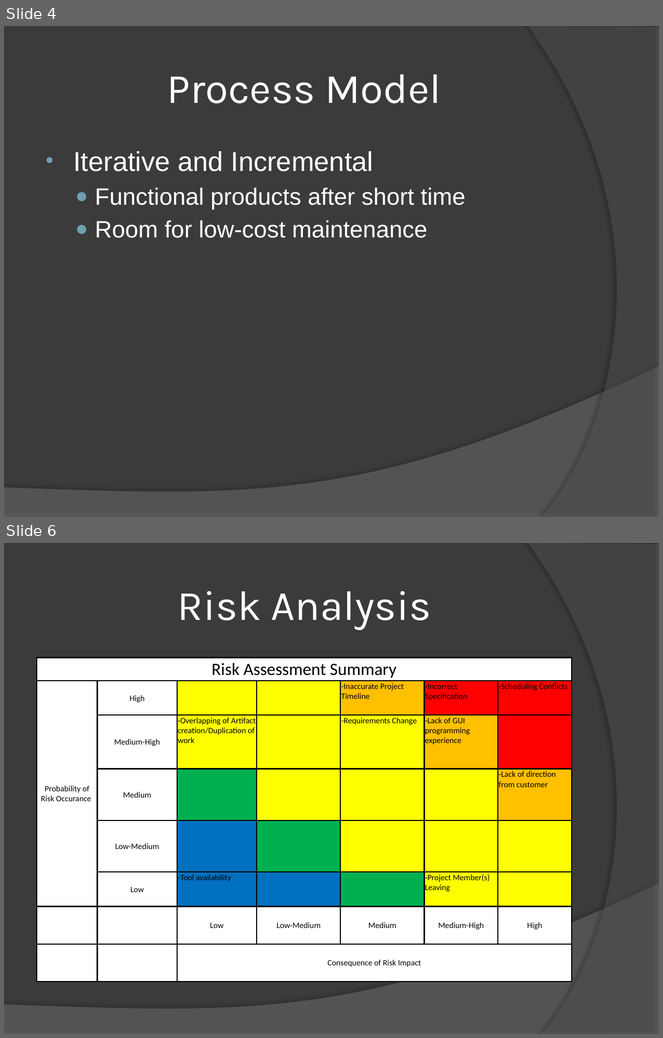
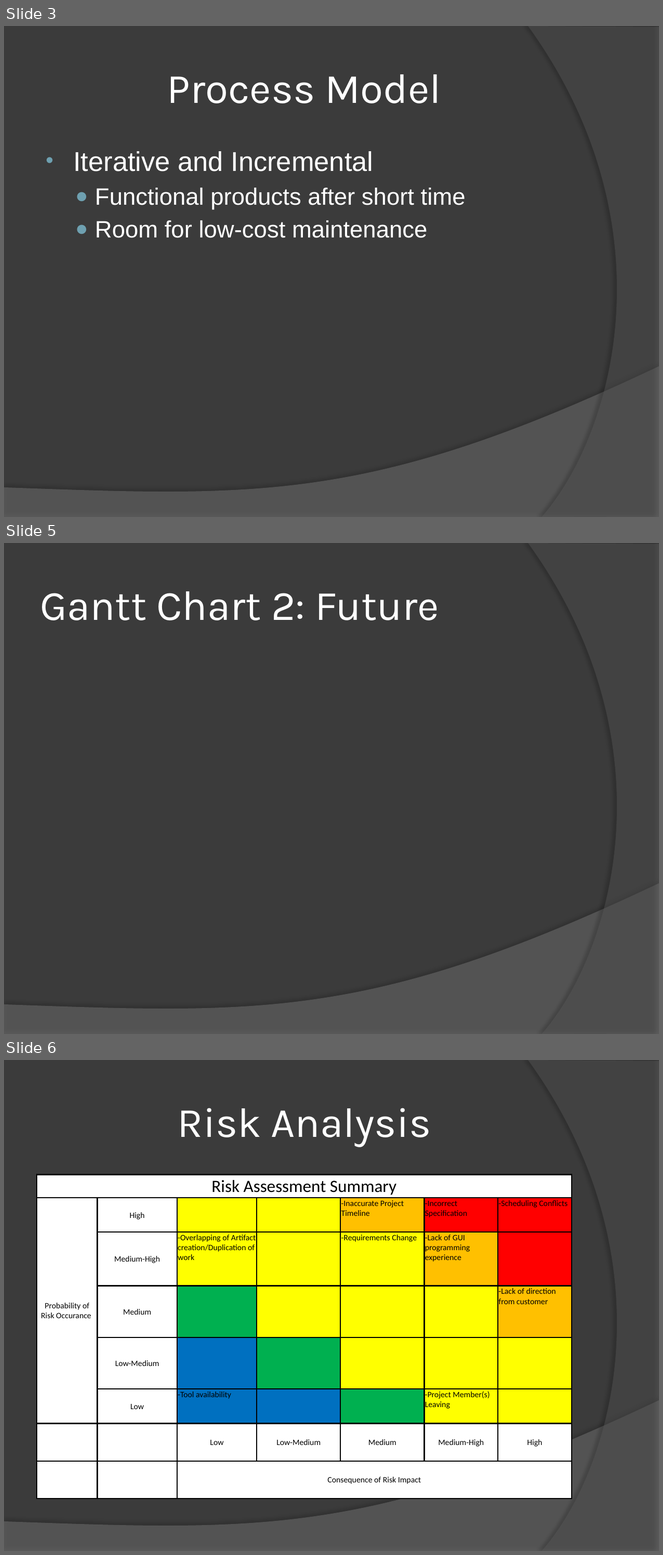
Before and after one commit to bsclayt1/CSE360-Project, a slide deck: Presentation/Presentation.pptx. Shown one above the other, each under a label of ours: slides 4 and 6 before the commit, slides 3, 5 and 6 after it; the slides between them are not shown. The pictures are 663x1038 and 663x1555 pixels, drawn with LibreOffice and Linux fonts; fonts in the diff are those of the drawing. Boxes give left, top, right and bottom in pixels: in the first picture for what was removed or moved away, otherwise in the second. Text is boxed around its words. In the diff, an @@ line names an element or a change of style, - is before the commit and + after.

```diff
--- a/Presentation/Presentation.pptx
+++ b/Presentation/Presentation.pptx
@@ slide 5 added at [4, 543, 659, 1034], background #3B3B3B; not listed: 2 template elements that a slide beside it also shows @@
@@ title added at [40, 591, 439, 620], 46 pt, text #FFFFFF @@
+Gantt Chart 2: Future
@@ what was slide 4 is now slide 3 @@
```
Also in this commit, not shown: 6 slides changed, 3 other slides added, 2 slides removed, 3 other files.
